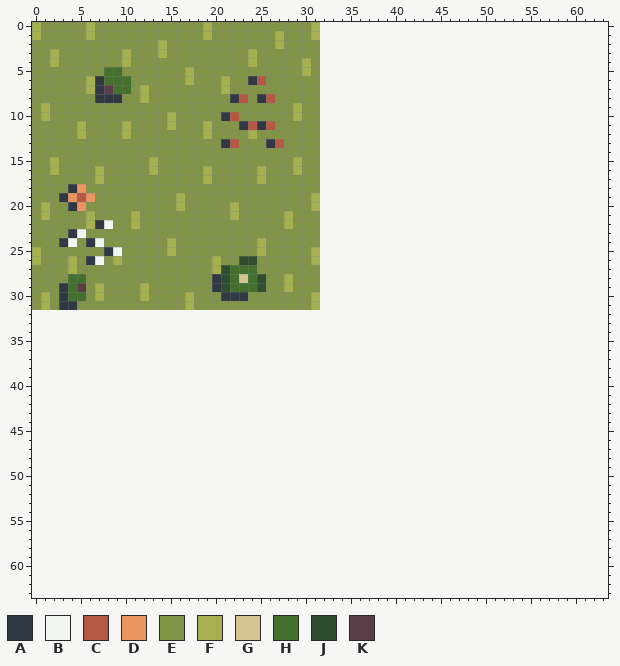
Pixel-art sprite: assets/sprites/terrain/plain.png. This is how it looked before the edit.
The file is 32x32 pixels. The old version is drawn lined up with the new one, on the new canvas.
Palette (. is transparent): A #303843  B #f1f6f0  C #b55945  D #eb9661  E #819447  F #a6b04f  G #d4c692  H #44702d  J #2f4d2f  K #593e47
Pixels before (only the part around the change), first column x 0:
 0 FEEEEEFEEEEEEEEEEEEFEEEEEEEEEEEF................................
 1 FEEEEEFEEEEEEEEEEEEFEEEEEEEFEEEF................................
 2 EEEEEEEEEEEEEEFEEEEEEEEEEEEFEEEE................................
 3 EEFEEEEEEEFEEEFEEEEEEEEEFEEEEEEE................................
 4 EEFEEEEEEEFEEEEEEEEEEEEEFEEEEEFE................................
 5 EEEEEEEEHHEEEEEEEFEEEEEEEEEEEEFE................................
 6 EEEEEEFAHHHEEEEEEFEEEFEEACEEEEEE................................
 7 EEEEEEFAKHHEFEEEEEEEEFEEEEEEEEEE................................
 8 EEEEEEEAAAEEFEEEEEEEEEACEACEEEEE................................
 9 EFEEEEEEEEEEEEEEEEEEEEEEEEEEEFEE................................
10 EFEEEEEEEEEEEEEFEEEEEACEEEEEEFEE................................
11 EEEEEFEEEEFEEEEFEEEFEEEACACEEEEE................................
12 EEEEEFEEEEFEEEEEEEEFEEEEFEEEEEEE................................
13 EEEEEEEEEEEEEEEEEEEEEACEEEACEEEE................................
14 EEEEEEEEEEEEEEEEEEEEEEEEEEEEEEEE................................
15 EEFEEEEEEEEEEFEEEEEEEEEEEEEEEFEE................................
16 EEFEEEEFEEEEEFEEEEEFEEEEEFEEEFEE................................
17 EEEEEEEFEEEEEEEEEEEFEEEEEFEEEEEE................................
18 EEEEADEEEEEEEEEEEEEEEEEEEEEEEEEE................................
19 EEEADCDEEEEEEEEEFEEEEEEEEEEEEEEF................................
20 EFEEADEEEEEEEEEEFEEEEEFEEEEEEEEF................................
21 EFEEEEFEEEEFEEEEEEEEEEFEEEEEFEEE................................
22 EEEEEEFABEEFEEEEEEEEEEEEEEEEFEEE................................
23 EEEEABEEEEEEEEEEEEEEEEEEEEEEEEEE................................
24 EEEABEABEEEEEEEFEEEEEEEEEFEEEEEE................................
25 FEEEEEEEABEEEEEFEEEEEEEEEFEEEEEF................................
26 FEEEFEABEFEEEEEEEEEEFEEJJEEEEEEF................................
27 EEEEFEEEEEEEEEEEEEEEFJHHHEEEEEEE................................
28 EEEEHHEEEEEEEEEEEEEEAJHGHJEEFEEE................................
29 EEEAHKEFEEEEFEEEEEEEAJHHHJEEFEEE................................
30 EFEAHHEFEEEEFEEEEFEEEAAAEEEEEEEF................................
31 EFEAAEEEEEEEEEEEEFEEEEEEEEEEEEEF................................
32 ................................................................
33 ................................................................
34 ................................................................
35 ................................................................
36 ................................................................
37 ................................................................
38 ................................................................
39 ................................................................
40 ................................................................
41 ................................................................
42 ................................................................
43 ................................................................
44 ................................................................
45 ................................................................
46 ................................................................
47 ................................................................
48 ................................................................
49 ................................................................
50 ................................................................
51 ................................................................
52 ................................................................
53 ................................................................
54 ................................................................
55 ................................................................
56 ................................................................
57 ................................................................
58 ................................................................
59 ................................................................
60 ................................................................
61 ................................................................
62 ................................................................
63 ................................................................
Once edited:
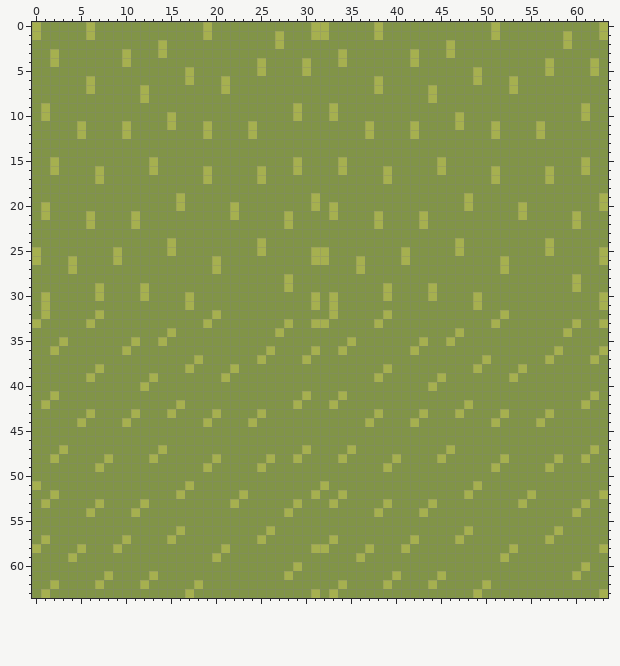
Commit: Add animated plain tile
The exact change:
canvas 32x32 -> 64x64
Changed rows in their new state; - is an unchanged pixel.
first column x 0:
 0 --------------------------------FEEEEEFEEEEEEEEEEEEFEEEEEEEEEEEF
 1 --------------------------------FEEEEEFEEEEEEEEEEEEFEEEEEEEFEEEF
 2 --------------------------------EEEEEEEEEEEEEEFEEEEEEEEEEEEFEEEE
 3 ------------------------E-------EEFEEEEEEEFEEEFEEEEEEEEEEEEEEEEE
 4 ------------------------EF------EEFEEEEEEEFEEEEEEEEEEEEEEFEEEEFE
 5 --------EE---------------F------EEEEEEEEEEEEEEEEEFEEEEEEEFEEEEFE
 6 -------EEEE-------------EE------EEEEEEFEEEEEEEEEEFEEEFEEEEEEEEEE
 7 -------EEEE---------------------EEEEEEFEEEEEFEEEEEEEEFEEEEEEEEEE
 8 -------EEE------------EE-EE-----EEEEEEEEEEEEFEEEEEEEEEEEEEEEEEEE
 9 --------------------------------EFEEEEEEEEEEEEEEEEEEEEEEEEEEEFEE
10 ---------------------EE---------EFEEEEEEEEEEEEEFEEEEEEEEEEEEEFEE
11 -----------------------EFEE-----EEEEEFEEEEFEEEEFEEEFEEEEFEEEEEEE
12 --------------------------------EEEEEFEEEEFEEEEEEEEFEEEEFEEEEEEE
13 ---------------------EE---EE----EEEEEEEEEEEEEEEEEEEEEEEEEEEEEEEE
14 --------------------------------EEEEEEEEEEEEEEEEEEEEEEEEEEEEEEEE
15 --------------------------------EEFEEEEEEEEEEFEEEEEEEEEEEEEEEFEE
16 --------------------------------EEFEEEEFEEEEEFEEEEEFEEEEEFEEEFEE
17 --------------------------------EEEEEEEFEEEEEEEEEEEFEEEEEFEEEEEE
18 ----EE--------------------------EEEEEEEEEEEEEEEEEEEEEEEEEEEEEEEE
19 ---EEEE-------------------------EEEEEEEEEEEEEEEEFEEEEEEEEEEEEEEF
20 ----EE--------------------------EFEEEEEEEEEEEEEEFEEEEEFEEEEEEEEF
21 --------------------------------EFEEEEFEEEEFEEEEEEEEEEFEEEEEFEEE
22 -------EE-----------------------EEEEEEFEEEEFEEEEEEEEEEEEEEEEFEEE
23 ----EE--------------------------EEEEEEEEEEEEEEEEEEEEEEEEEEEEEEEE
24 ---EE-EE------------------------EEEEEEEEEEEEEEEFEEEEEEEEEFEEEEEE
25 --------EF----------------------FEEEEEEEEFEEEEEFEEEEEEEEEFEEEEEF
26 ------EE---------------EE-------FEEEFEEEEFEEEEEEEEEEFEEEEEEEEEEF
27 ---------------------EEEE-------EEEEFEEEEEEEEEEEEEEEFEEEEEEEEEEE
28 ----EE--------------EEEEEE------EEEEEEEEEEEEEEEEEEEEEEEEEEEEFEEE
29 ---EEE--------------EEEEEE------EEEEEEEFEEEEFEEEEEEEEEEEEEEEFEEE
30 ---EEE---------------EEE--------EFEEEEEFEEEEFEEEEFEEEEEEEEEEEEEF
31 ---EE---------------------------EFEEEEEEEEEEEEEEEFEEEEEEEEEEEEEF
32 EFEEEEEFEEEEEEEEEEEEFEEEEEEEEEEEEFEEEEEFEEEEEEEEEEEEFEEEEEEEEEEE
33 FEEEEEFEEEEEEEEEEEEFEEEEEEEEFEEFFEEEEEFEEEEEEEEEEEEFEEEEEEEEFEEF
34 EEEEEEEEEEEEEEEFEEEEEEEEEEEFEEEEEEEEEEEEEEEEEEEFEEEEEEEEEEEFEEEE
35 EEEFEEEEEEEFEEFEEEEEEEEEEEEEEEEEEEEFEEEEEEEFEEFEEEEEEEEEEEEEEEEE
36 EEFEEEEEEEFEEEEEEEEEEEEEEEFEEEEFEEFEEEEEEEFEEEEEEEEEEEEEEEFEEEEF
37 EEEEEEEEEEEEEEEEEEFEEEEEEFEEEEFEEEEEEEEEEEEEEEEEEEFEEEEEEFEEEEFE
38 EEEEEEEFEEEEEEEEEFEEEEFEEEEEEEEEEEEEEEEFEEEEEEEEEFEEEEFEEEEEEEEE
39 EEEEEEFEEEEEEFEEEEEEEFEEEEEEEEEEEEEEEEFEEEEEEFEEEEEEEFEEEEEEEEEE
40 EEEEEEEEEEEEFEEEEEEEEEEEEEEEEEEEEEEEEEEEEEEEFEEEEEEEEEEEEEEEEEEE
41 EEFEEEEEEEEEEEEEEEEEEEEEEEEEEEFEEEFEEEEEEEEEEEEEEEEEEEEEEEEEEEFE
42 EFEEEEEEEEEEEEEEFEEEEEEEEEEEEFEEEFEEEEEEEEEEEEEEFEEEEEEEEEEEEFEE
43 EEEEEEFEEEEFEEEFEEEEFEEEEFEEEEEEEEEEEEFEEEEFEEEFEEEEFEEEEFEEEEEE
44 EEEEEFEEEEFEEEEEEEEFEEEEFEEEEEEEEEEEEFEEEEFEEEEEEEEFEEEEFEEEEEEE
45 EEEEEEEEEEEEEEEEEEEEEEEEEEEEEEEEEEEEEEEEEEEEEEEEEEEEEEEEEEEEEEEE
46 EEEEEEEEEEEEEEEEEEEEEEEEEEEEEEEEEEEEEEEEEEEEEEEEEEEEEEEEEEEEEEEE
47 EEEFEEEEEEEEEEFEEEEEEEEEEEEEEEFEEEEFEEEEEEEEEEFEEEEEEEEEEEEEEEFE
48 EEFEEEEEFEEEEFEEEEEEFEEEEEFEEFEEEEFEEEEEFEEEEFEEEEEEFEEEEEFEEFEE
49 EEEEEEEFEEEEEEEEEEEFEEEEEFEEEEEEEEEEEEEFEEEEEEEEEEEFEEEEEFEEEEEE
50 EEEEEEEEEEEEEEEEEEEEEEEEEEEEEEEEEEEEEEEEEEEEEEEEEEEEEEEEEEEEEEEE
51 FEEEEEEEEEEEEEEEEFEEEEEEEEEEEEEEFEEEEEEEEEEEEEEEEFEEEEEEEEEEEEEE
52 EEFEEEEEEEEEEEEEFEEEEEEFEEEEEEEFEEFEEEEEEEEEEEEEFEEEEEEFEEEEEEEF
53 EFEEEEEFEEEEFEEEEEEEEEFEEEEEEFEEEFEEEEEFEEEEFEEEEEEEEEFEEEEEEFEE
54 EEEEEEFEEEEFEEEEEEEEEEEEEEEEFEEEEEEEEEFEEEEFEEEEEEEEEEEEEEEEFEEE
55 EEEEEEEEEEEEEEEEEEEEEEEEEEEEEEEEEEEEEEEEEEEEEEEEEEEEEEEEEEEEEEEE
56 EEEEEEEEEEEEEEEEFEEEEEEEEEFEEEEEEEEEEEEEEEEEEEEEFEEEEEEEEEFEEEEE
57 EFEEEEEEEEFEEEEFEEEEEEEEEFEEEEEEEFEEEEEEEEFEEEEFEEEEEEEEEFEEEEEE
58 FEEEEFEEEFEEEEEEEEEEEFEEEEEEEEEFFEEEEFEEEFEEEEEEEEEEEFEEEEEEEEEF
59 EEEEFEEEEEEEEEEEEEEEFEEEEEEEEEEEEEEEFEEEEEEEEEEEEEEEFEEEEEEEEEEE
60 EEEEEEEEEEEEEEEEEEEEEEEEEEEEEFEEEEEEEEEEEEEEEEEEEEEEEEEEEEEEEFEE
61 EEEEEEEEFEEEEFEEEEEEEEEEEEEEFEEEEEEEEEEEFEEEEFEEEEEEEEEEEEEEFEEE
62 EEFEEEEFEEEEFEEEEEFEEEEEEEEEEEEEEEFEEEEFEEEEFEEEEEFEEEEEEEEEEEEE
63 EFEEEEEEEEEEEEEEEFEEEEEEEEEEEEEFEFEEEEEEEEEEEEEEEFEEEEEEEEEEEEEF
Pixel boxes of the changes (left, top, right, bottom) in both pictures:
changed: (32, 22, 608, 598)
